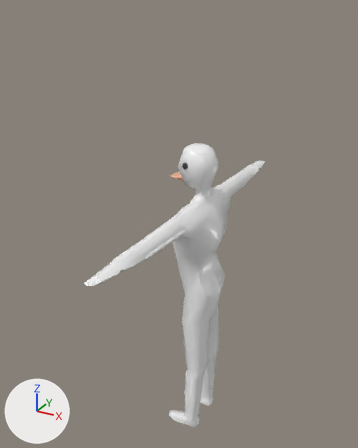
The FBX model Assets/Common/Models/Goose/Imposter_Animated.fbx as it was, and as the next commit left it.
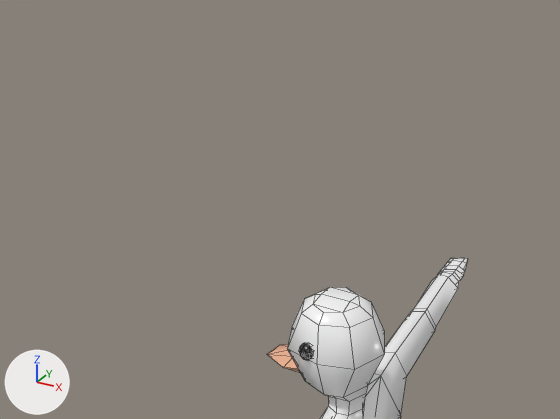
Each version appears first whole from a 50 mm lens placed at (0.796, -2.336, 1.742), pointed at (-0.471, -0.032, 0.59), and next in a close-up from a 50 mm lens placed at (0.25, -1.396, 1.945), pointed at (-0.26, -0.468, 1.481). Every picture has the same lights, and +X, +Y and +Z are marked at lower left. The close-ups show mesh edges as thin lines. Where no turn or scale is listed for an object, it has been applied to the vertices.

In view in the first close-up: 'Model.001'.
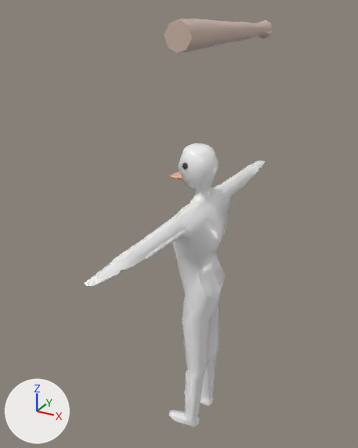
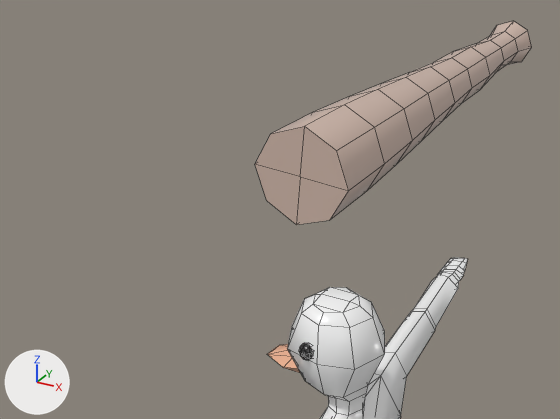
Diff of the bpy script that builds the scene:
```diff
--- a/Assets/Common/Models/Goose/Imposter_Animated.fbx.py
+++ b/Assets/Common/Models/Goose/Imposter_Animated.fbx.py
@@ mat_mat_3 @@
+mat_mat_3 = principled_material('Mat.3')
+mat_mat_3.base_color = (0.643, 0.483, 0.409)  # beige #d2b9ab
+mat_mat_3.roughness = 0.293
@@ me_mesh_001 @@
+me_mesh_001.from_pydata(...)  # 82 vertices, 80 faces; spans x -0.07..0.048, y -0.592..0.237, z -0.053..0.061
+me_mesh_001.materials.append(mat_mat_3)  # beige #d2b9ab
@@ ob_bat @@
+ob_bat = bpy.data.objects.new('Bat', me_mesh_001)
+ob_bat.location = (-0.088, -0.121, 1.641)
```

Location of each change, [x1, y1, x2, y2] in pixels of the close-ups (560 x 419 px):
'Bat', added
    after: [255, 21, 532, 225]
